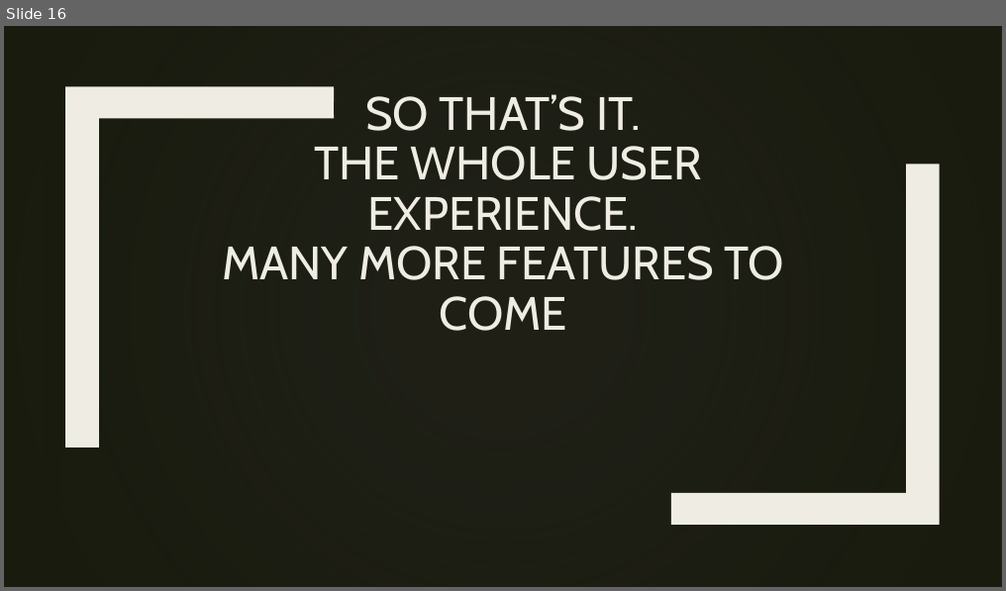
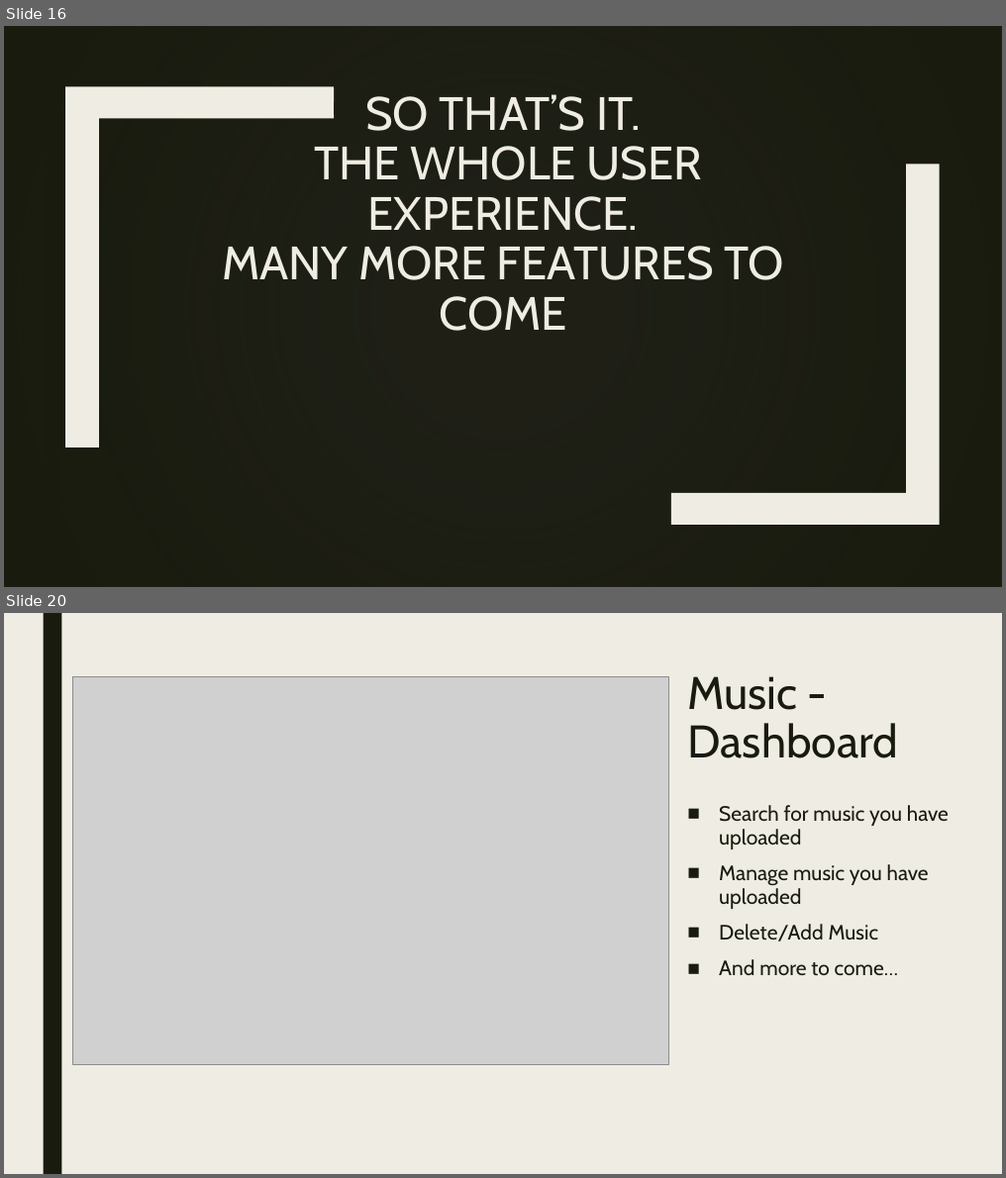
Before and after one commit to itamar659/Final-Project, a slide deck: App - Sadna.pptx. Shown one above the other, each under a label of ours: slide 16 before the commit, slides 16 and 20 after it; the slides between them are not shown. The pictures are 1006x591 and 1006x1178 pixels, drawn with LibreOffice and Linux fonts; fonts in the diff are those of the drawing; grey boxes stand for pictures; background and template pictures are left out; a plain dark background stands for a picture behind light text. Boxes give left, top, right and bottom in pixels: in the first picture for what was removed or moved away, otherwise in the second. Text is boxed around its words. In the diff, an @@ line names an element or a change of style, - is before the commit and + after.

```diff
--- a/App - Sadna.pptx
+++ b/App - Sadna.pptx
@@ slide 20 added at [4,613,1002,1174], background #EFEDE3 @@
@@ rectangle added at [43,613,61,1174], fill #191B0E @@
@@ picture added at [73,676,668,1065] @@
@@ title added at [687,676,898,759], 44 pt, text #191B0E @@
+Music - Dashboard
@@ text added at [719,805,948,976], 20 pt, text #191B0E @@
+■ Search for music you have uploaded
+■ Manage music you have uploaded
+■ Delete/Add Music
+■ And more to come…
```
Also in this commit, not shown: 12 slides changed, 4 other slides added, 1 slide removed, 1 other file.
